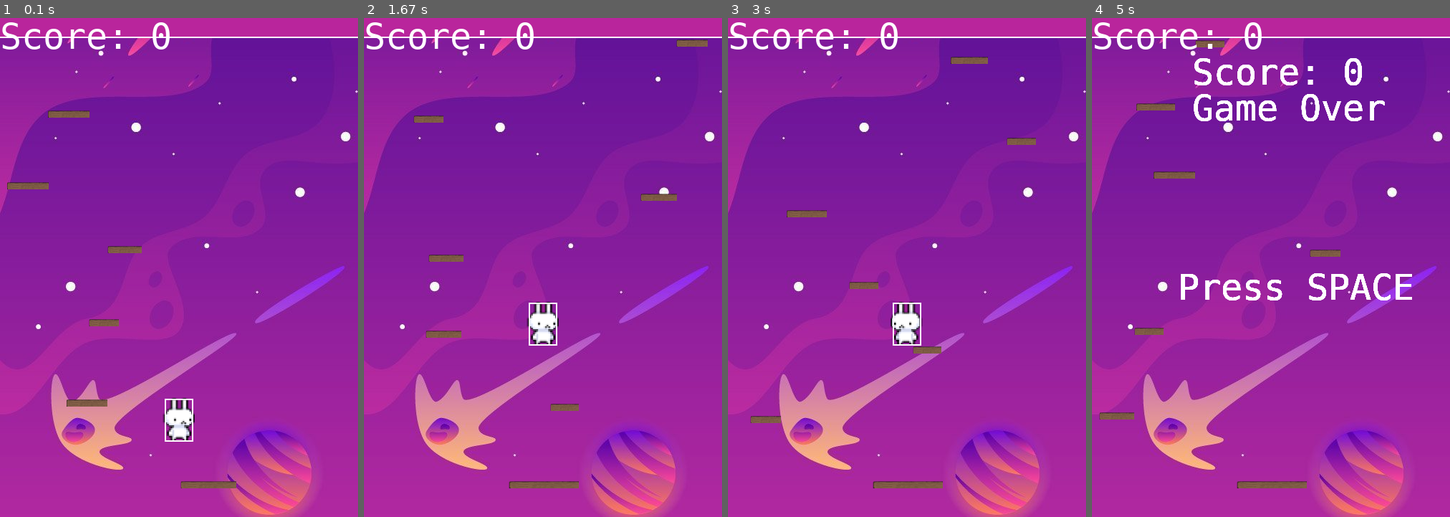
Above: before the commit, frames 1-4 (left to right).
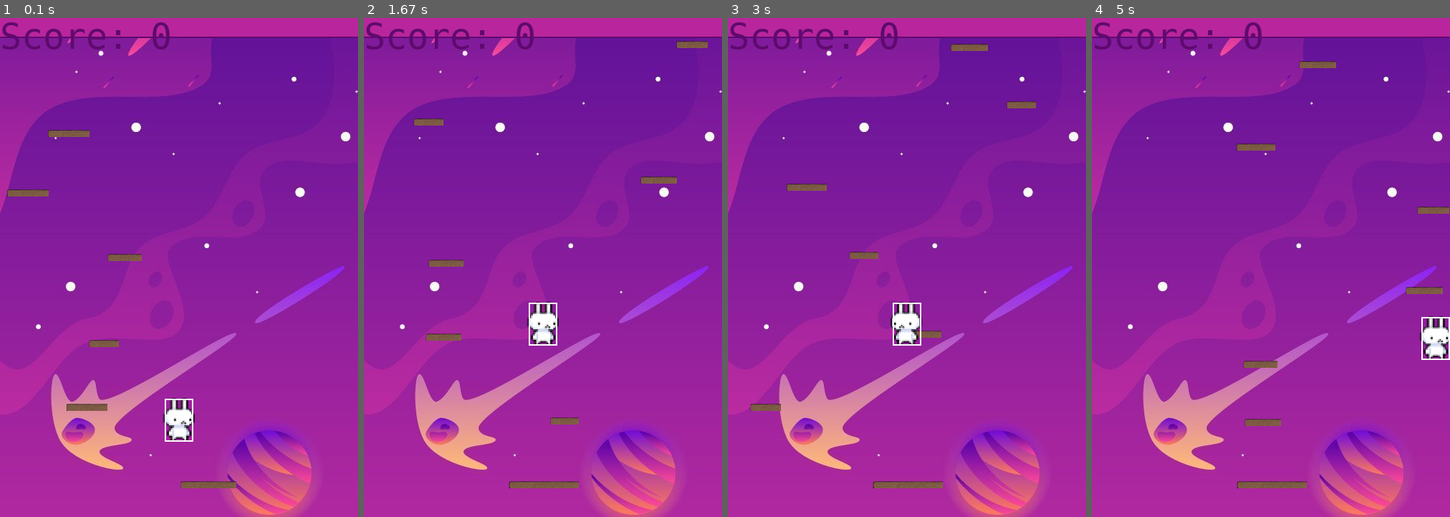
Above: after the commit, the same moments.

Repository: Showtimeeee/Jumper-Pygame
Game: pygame game, started from main.py
The game is run twice, just before and just after one commit, with the same random seed, the same clock (stepped at 60 frames per second) and the same inputs.
Inputs:
- Up to frame 1 (0.1 s): no input
- Up to frame 2 (1.67 s): hold D 0.33-0.8 s; hold D 0.83-1.3 s; tap Space at 1.33 s
- Up to frame 3 (3 s): hold A 1.67-2.2 s; hold A 2.23-2.63 s; tap Space at 2.67 s
- Up to frame 4 (5 s): hold D 3-3.63 s; tap Space at 3.07, 3.37, 3.73, 4.03, 4.23, 4.53, 4.73 s; hold A 3.67-4.13 s; hold D 4.17-4.63 s; hold D from 4.67 s (still down)

The runs differ from the first frame. In frame 1, 2.3% of the frame differs, in the area x 0-100%, y 0-79%; in frame 2, 2.0%; in frame 3, 2.4%; in frame 4, 5.9%, in the area x 0-100%, y 0-82%.

Commit message:
moving platform, fix colors

Diff:
--- a/main.py
+++ b/main.py
@@ -28,6 +28,7 @@
 bg_scroll = 0
 
 # colors
+game_color = (95, 10, 110)
 white_color = (255, 255, 255)
 black_color = (0, 0, 0)
 purple_color = (185, 37, 156)
@@ -63,8 +64,8 @@
 
 def score_panel():
     pg.draw.rect(screen, purple_color, (0, 0, WIDTH, 30))
-    pg.draw.line(screen, white_color, (0, 30), (WIDTH, 30), 2)
-    draw_text('Score: ' + str(score), font_big, white_color, 0, 0)
+    pg.draw.line(screen, game_color, (0, 30), (WIDTH, 30), 2)
+    draw_text('Score: ' + str(score), font_big, game_color, 0, 0)
 
 
 # drawing background
@@ -143,15 +144,28 @@
 
 class Platform(pg.sprite.Sprite):
 
-    def __init__(self, x, y, width):
+    def __init__(self, x, y, width, moving):
         pg.sprite.Sprite.__init__(self)
         self.image = pg.transform.scale(platform_image, (width, 10))
+        self.moving = moving
+        self.move_counter = random.randint(0, 50)
+        self.direction = random.choice([-1, 1])
+        self.speed = random.randint(1, 2)
         self.rect = self.image.get_rect()
         self.rect.x = x
         self.rect.y = y
 
     # update platform pos
     def update(self, scroll):
+        # moving platform
+        if self.moving == True:
+            self.move_counter += 1
+            self.rect.x += self.direction * self.speed
+
+        # platform direction if moved
+        if self.move_counter >= 100 or self.rect.left < 0 or self.rect.right > WIDTH:
+            self.direction *= -1
+            self.move_counter = 0
 
         self.rect.y += scroll
         # if platform gone to screen
@@ -172,7 +186,7 @@
 #     platform = Platform(p_x, p_y, p_w)
 #     platform_group.add(platform)
 
-platform = Platform(WIDTH // 2, HEIGHT - 50, 80)
+platform = Platform(WIDTH // 2, HEIGHT - 50, 80, False)
 platform_group.add(platform)
 
 run = True
@@ -193,8 +207,14 @@
         if len(platform_group) < max_platforms:
             p_w = random.randint(40, 60)
             p_x = random.randint(0, WIDTH - p_w)
-            p_y = platform.rect.y - random.randint(80, 120)
-            platform = Platform(p_x, p_y, p_w)
+            # moving platform
+            p_type = random.randint(1, 2)
+            if p_type == 1 and score > 500:
+                p_moving = True
+            else:
+                p_moving = False
+            p_y = platform.rect. y - random.randint(80, 120)
+            platform = Platform(p_x, p_y, p_w, p_moving)
             platform_group.add(platform)
 
         # scroll white line
@@ -246,7 +266,7 @@
             # reset platforms
             platform_group.empty()
             # add new platforms
-            platform = Platform(WIDTH // 2 - 50, HEIGHT - 50, 100)
+            platform = Platform(WIDTH // 2 - 50, HEIGHT - 50, 100, 0)
             platform_group.add(platform)
 
 
